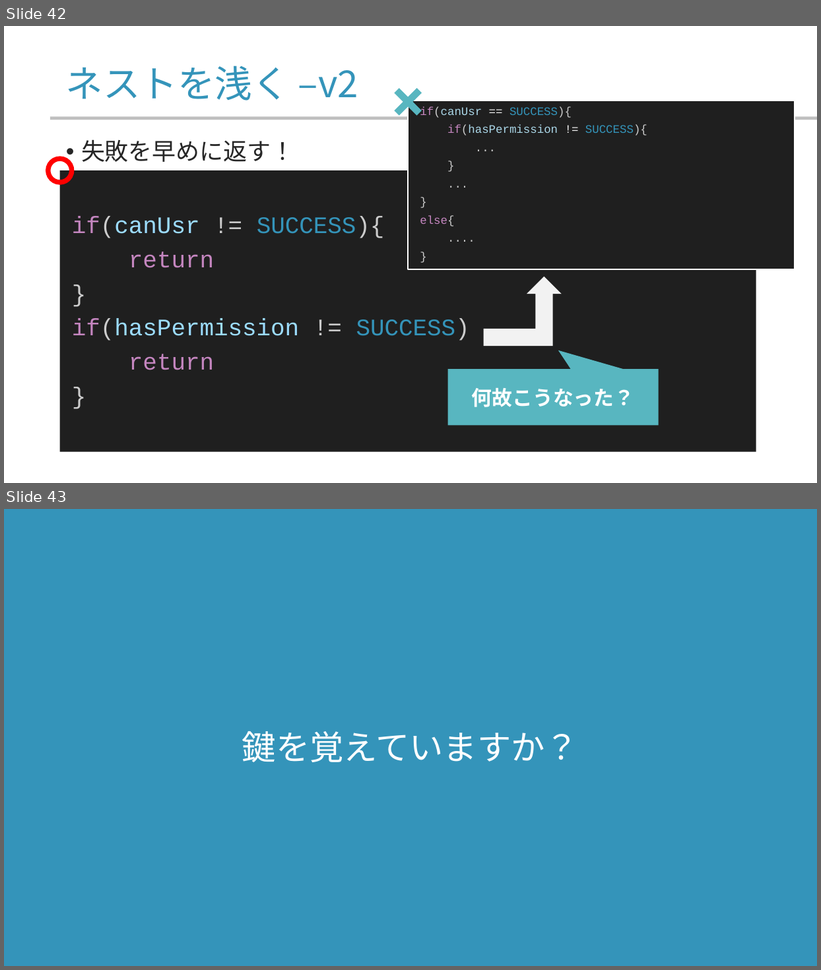
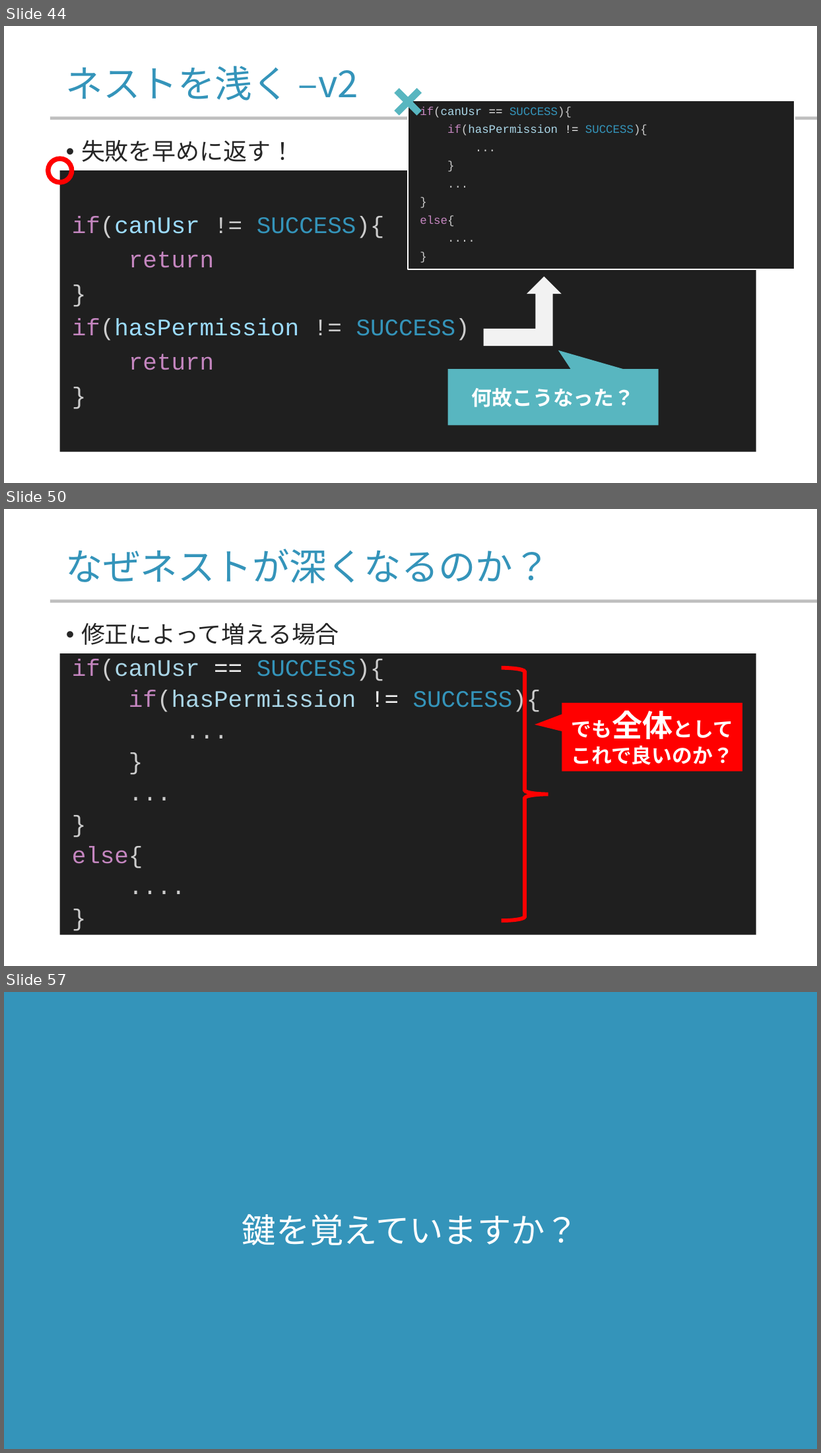
Before and after one commit to yamada-ai/java-prac, a slide deck: 07_ccontrol_flow_1.pptx. Shown one above the other, each under a label of ours: slides 42 and 43 before the commit, slides 44, 50 and 57 after it; the slides between them are not shown. The pictures are 821x970 and 821x1453 pixels, drawn with LibreOffice and Linux fonts; fonts in the diff are those of the drawing; background and template pictures are left out. Boxes give left, top, right and bottom in pixels: in the first picture for what was removed or moved away, otherwise in the second. Text is boxed around its words. In the diff, an @@ line names an element or a change of style, - is before the commit and + after.

```diff
--- a/07_ccontrol_flow_1.pptx
+++ b/07_ccontrol_flow_1.pptx
@@ slide 50 added at (x1=4, y1=509, x2=817, y2=966), background #FFFFFF; not listed: 1 template element that a slide beside it also shows @@
@@ title added at (x1=66, y1=549, x2=550, y2=584), 44 pt, text #3494BA @@
+なぜネストが深くなるのか？
@@ text added at (x1=81, y1=623, x2=339, y2=645), 28 pt, text #262626 @@
+• 修正によって増える場合
@@ rectangle added at (x1=60, y1=654, x2=757, y2=935), fill #1F1F1F, 28 pt, text #CCCCCC @@
+if(canUsr == SUCCESS){
+if(hasPermission != SUCCESS){
+...
+}
+...
+}
+else{
+....
+}
@@ right brace added at (x1=502, y1=668, x2=548, y2=921), outline #FF0000 4.5 pt @@
@@ speech box added at (x1=562, y1=703, x2=743, y2=771), fill #FF0000, 24 pt, text #FFFFFF, bold @@
+でも全体として
+これで良いのか？
@@ what was slide 42 is now slide 44 @@
@@ what was slide 43 is now slide 57 @@
```
Also in this commit, not shown: 13 slides changed, 15 other slides added, 2 other files.
